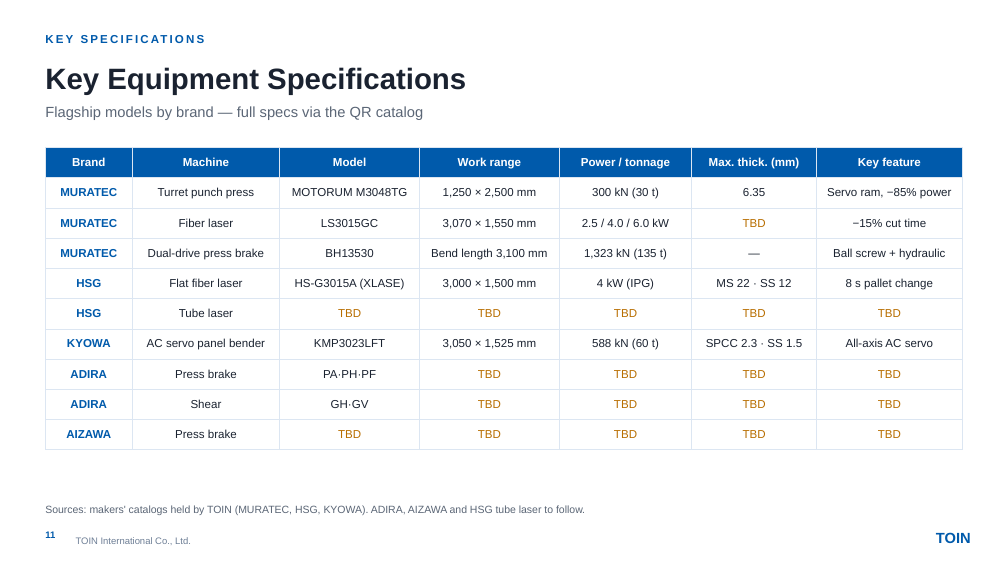
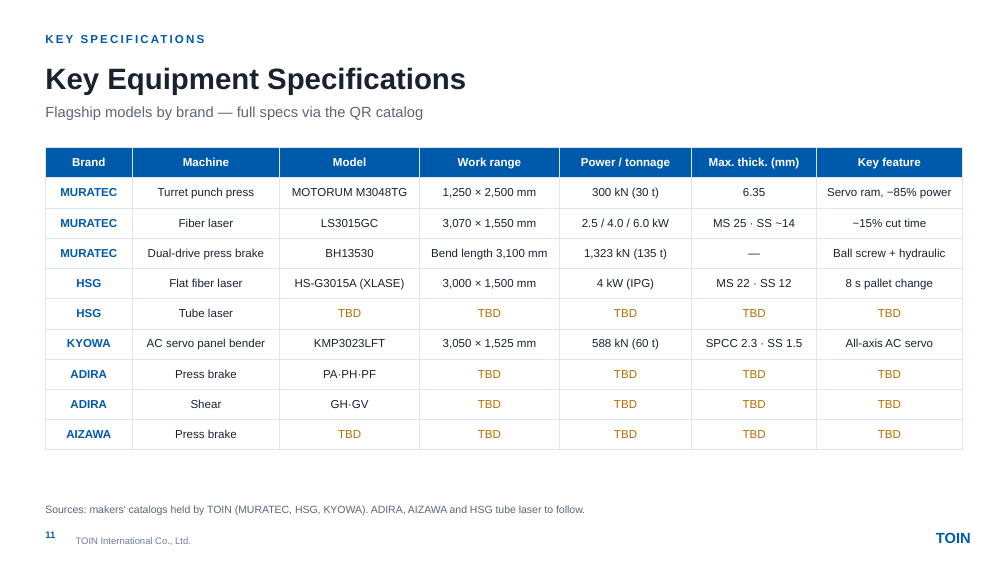
Before and after one commit to zeaus81/search, a slide deck: slide 11 of company_profile_2027/TOIN_Company_Profile_2027_EN.pptx. Drawn at 1008x567 pixels with LibreOffice and Linux fonts; fonts in the diff are those of the drawing; background and template pictures are left out. Boxes give left, top, right and bottom in pixels: in the first picture for what was removed or moved away, otherwise in the second. Text is boxed around its words. In the diff, an @@ line names an element or a change of style, - is before the commit and + after.

```diff
--- a/company_profile_2027/TOIN_Company_Profile_2027_EN.pptx
+++ b/company_profile_2027/TOIN_Company_Profile_2027_EN.pptx
@@ table at <box>45,147,963,442</box> @@
-row 3, column 6: TBD
+row 3, column 6: MS 25 · SS ~14
```
Also in this commit, not shown: 2 other files.
